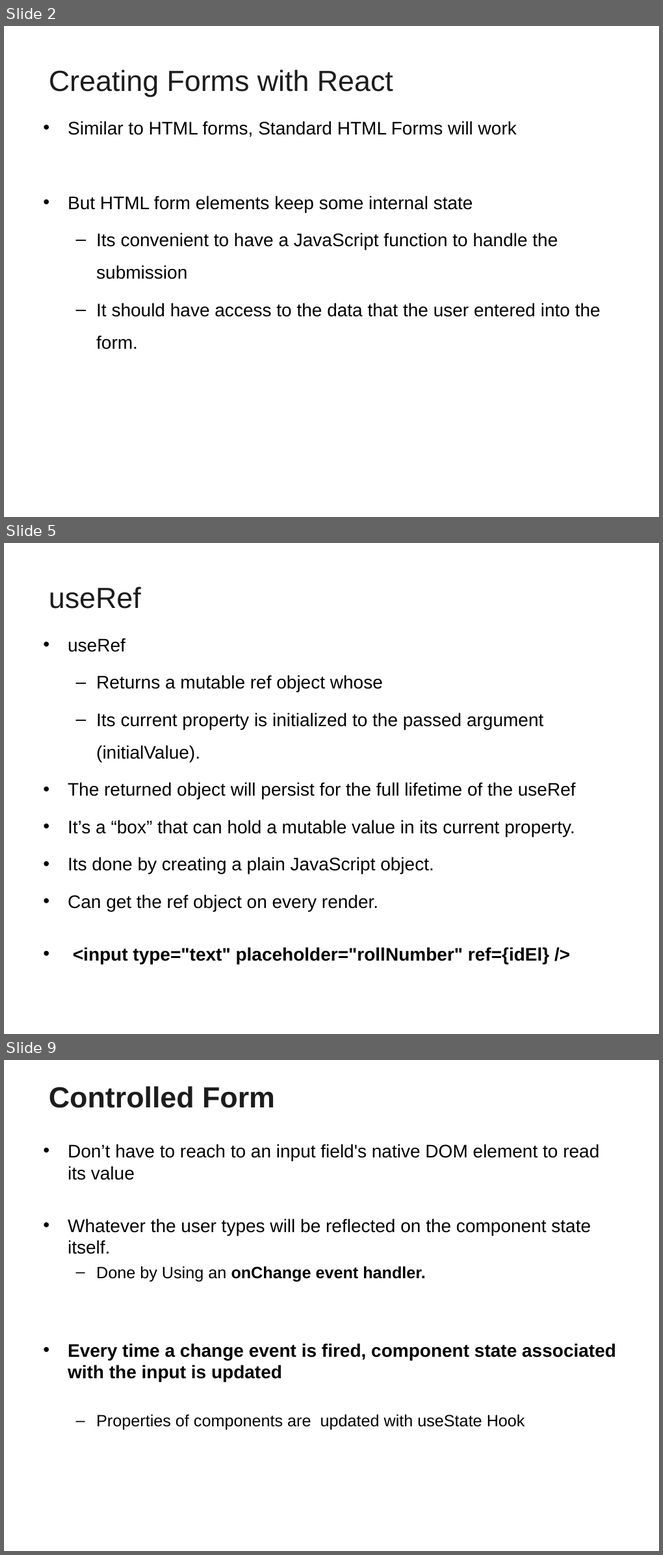
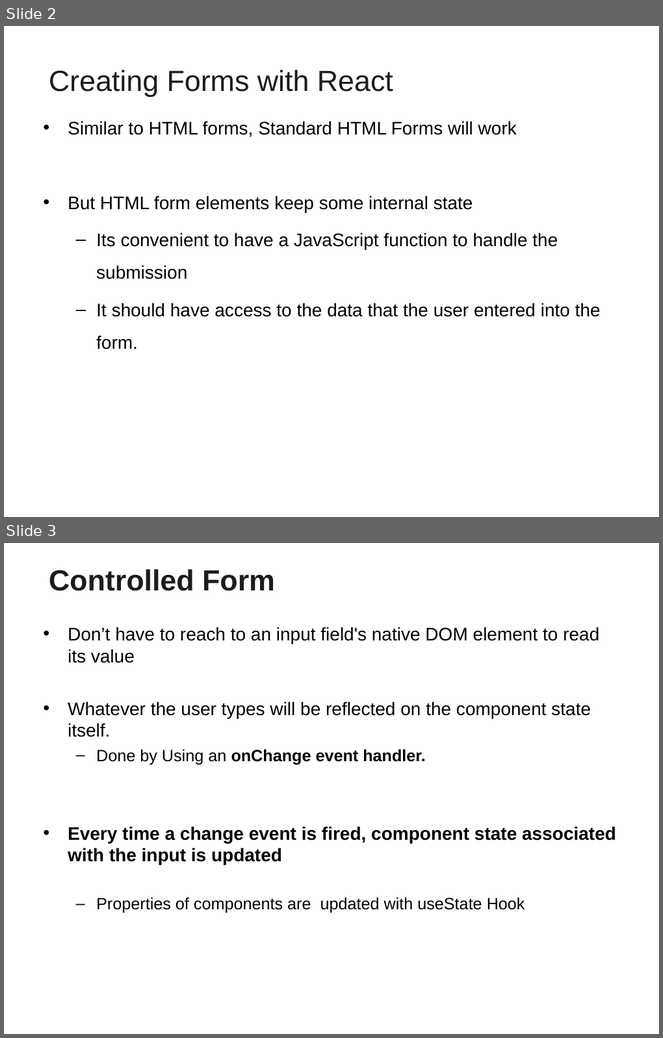
Before and after one commit to vatsanTraining/freshers_dec_2021, a slide deck: ReactJS_Module2.ppt. Shown one above the other, each under a label of ours: slides 2, 5 and 9 before the commit, slides 2 and 3 after it; the slides between them are not shown. The pictures are 663x1555 and 663x1038 pixels, drawn with LibreOffice and Linux fonts; fonts in the diff are those of the drawing; background and template pictures are left out. Boxes give left, top, right and bottom in pixels: in the first picture for what was removed or moved away, otherwise in the second. Text is boxed around its words. In the diff, an @@ line names an element or a change of style, - is before the commit and + after.

```diff
--- a/ReactJS_Module2.ppt
+++ b/ReactJS_Module2.ppt
@@ slide 5 removed at (x1=4, y1=543, x2=659, y2=1034), background picture (left out) @@
@@ title removed at (x1=49, y1=587, x2=141, y2=609) @@
-useRef
@@ text removed at (x1=68, y1=638, x2=576, y2=964) @@
-• useRef
-  – Returns a mutable ref object whose
-  – Its current property is initialized to the passed argument (initialValue).
-• The returned object will persist for the full lifetime of the useRef
-• It’s a “box” that can hold a mutable value in its current property.
-• Its done by creating a plain JavaScript object.
-• Can get the ref object on every render.
-• <input type="text" placeholder="rollNumber" ref={idEl} />
@@ what was slide 9 is now slide 3 @@
```
Also in this commit, not shown: 1 slide changed, 18 slides added, 4 other slides removed.
